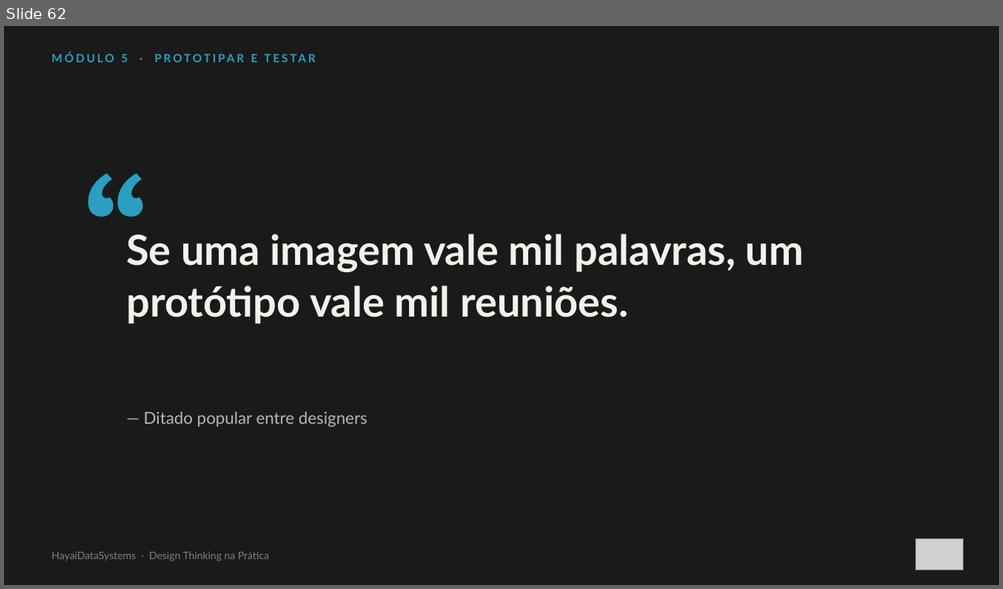
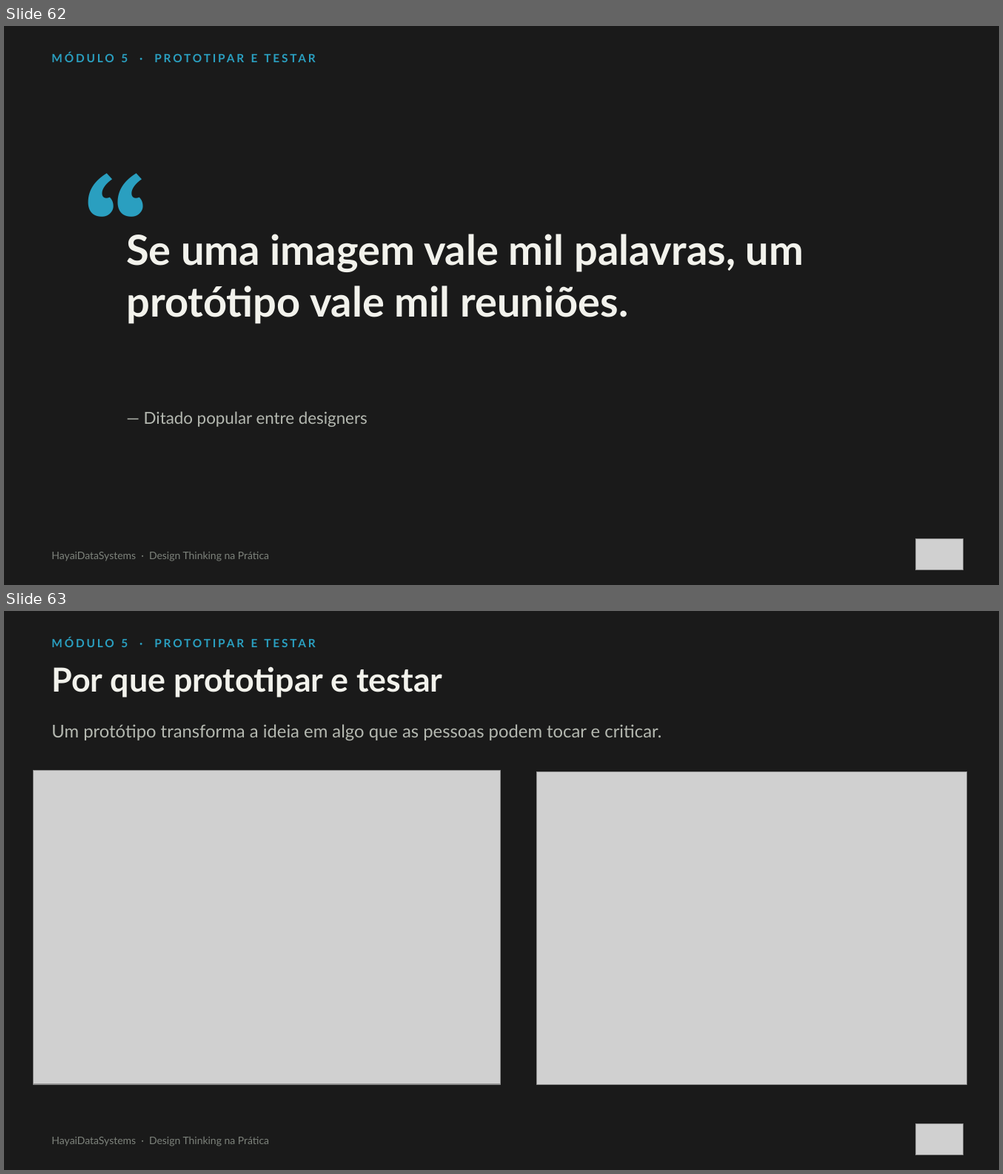
Before and after one commit to MiltonCarlosRibeiro/train-design-thinking-process, a slide deck: DT_na_Pratica_Slides-transflow.pptx. Shown one above the other, each under a label of ours: slide 62 before the commit, slides 62 and 63 after it. The pictures are 1003x589 and 1003x1174 pixels, drawn with LibreOffice and Linux fonts; fonts in the diff are those of the drawing; grey boxes stand for pictures. Boxes give left, top, right and bottom in pixels: in the first picture for what was removed or moved away, otherwise in the second. Text is boxed around its words. In the diff, an @@ line names an element or a change of style, - is before the commit and + after.

```diff
--- a/DT_na_Pratica_Slides-transflow.pptx
+++ b/DT_na_Pratica_Slides-transflow.pptx
@@ slide 63 added at (4,611,999,1170), background #1A1A1A @@
@@ text added at (51,637,258,647), 11 pt, text #2A9FC0, bold @@
+MÓDULO 5 · PROTOTIPAR E TESTAR
@@ text added at (51,667,442,698), 32 pt, text #F2F2EC, bold @@
+Por que prototipar e testar
@@ text added at (51,724,661,741), 17 pt, text #B4B8B0 @@
+Um protótipo transforma a ideia em algo que as pessoas podem tocar e criticar.
@@ picture added at (34,771,501,1085) @@
@@ picture added at (537,772,967,1085) @@
@@ text added at (51,1137,269,1147), 10 pt, text #7D827B @@
+HayaiDataSystems · Design Thinking na Prática
@@ picture added at (915,1125,963,1156) @@
```
Also in this commit, not shown: 8 slides changed, 13 other files.
